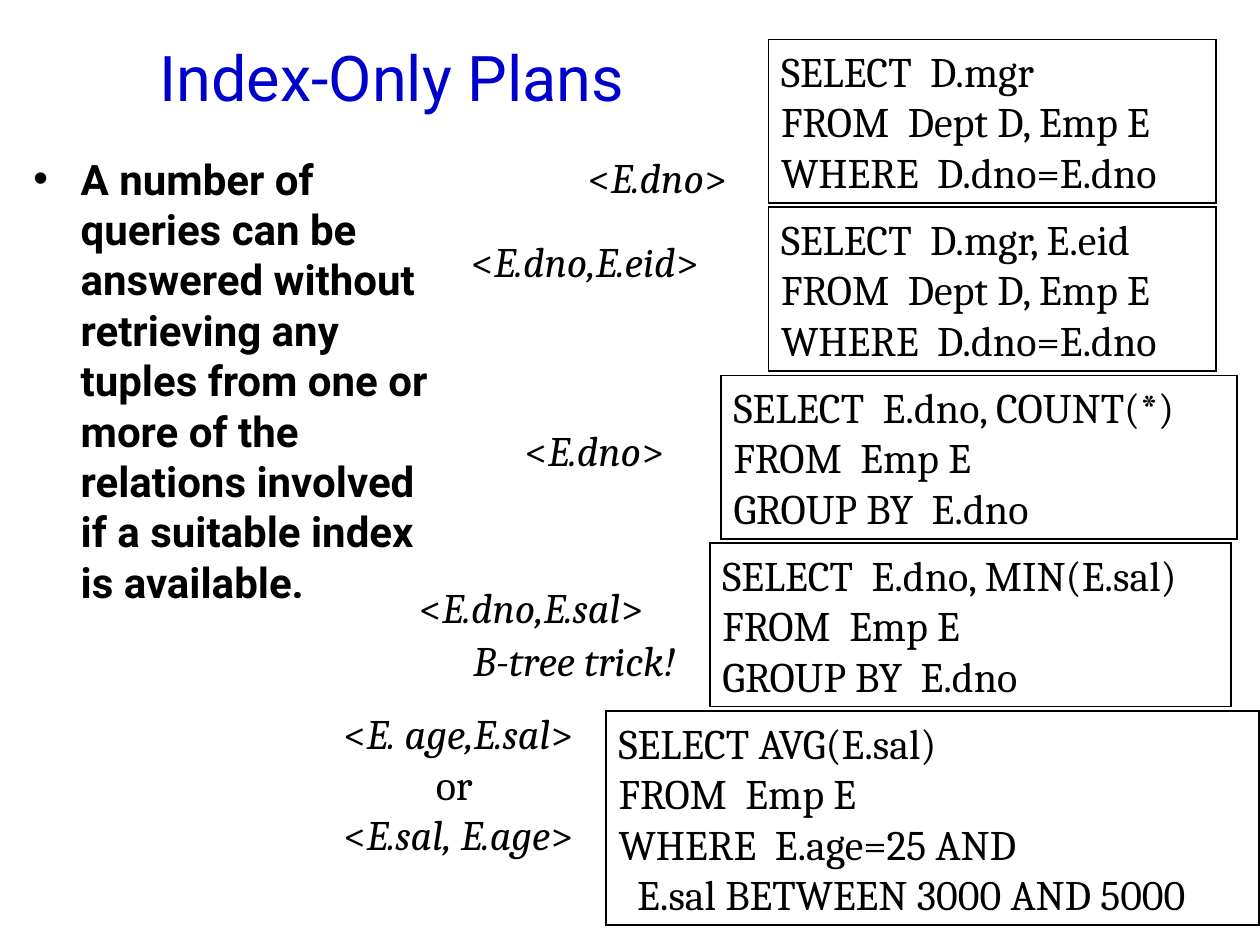
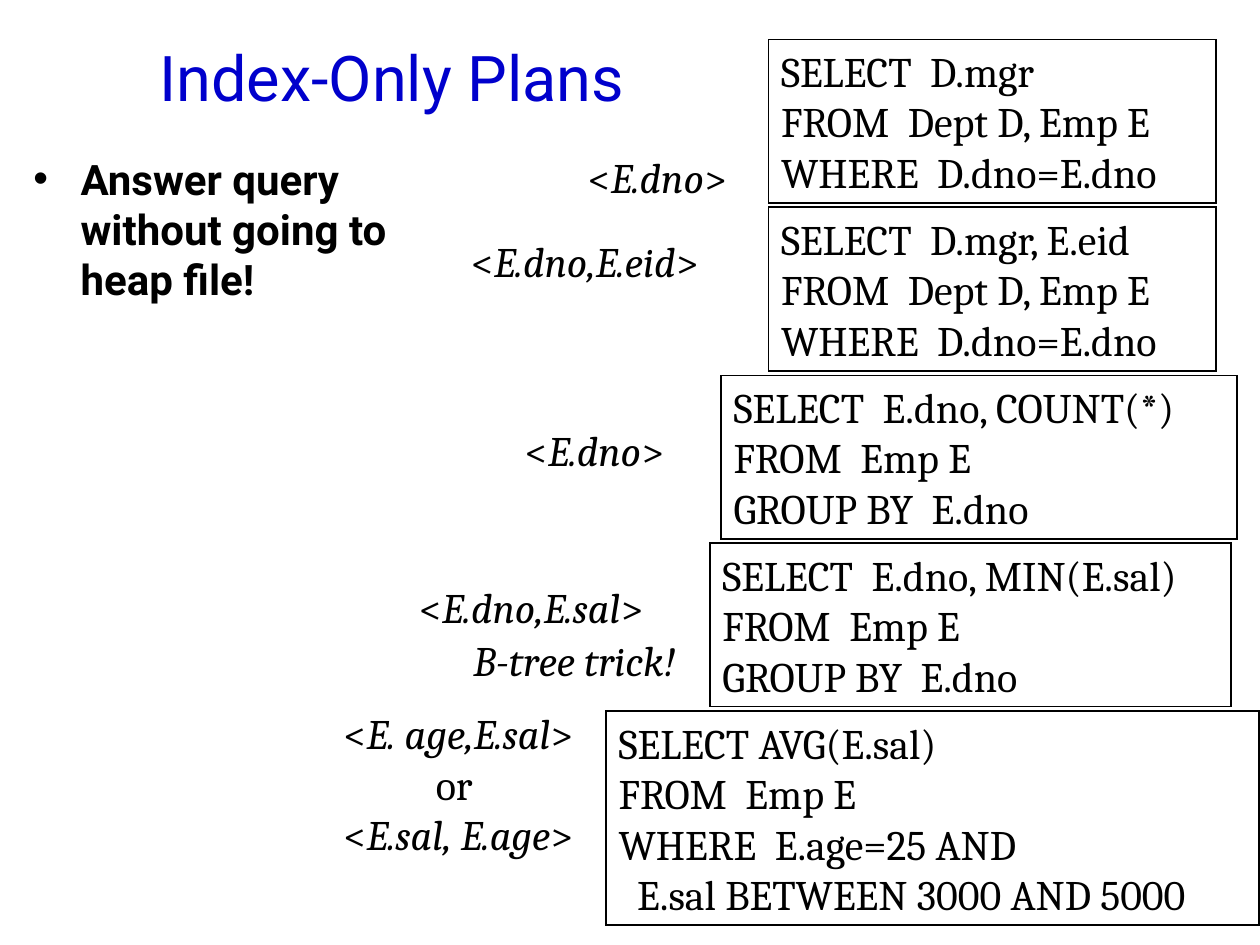
Before and after one commit to jhellerstein/cs186-09, a slide deck: slide 53 of lecs/16.QueryOpt.ppt. Drawn at 1260x945 pixels with LibreOffice and Linux fonts; fonts in the diff are those of the drawing; background and template pictures are left out. Boxes give left, top, right and bottom in pixels: in the first picture for what was removed or moved away, otherwise in the second. Text is boxed around its words. In the diff, an @@ line names an element or a change of style, - is before the commit and + after.

```diff
--- a/lecs/16.QueryOpt.ppt
+++ b/lecs/16.QueryOpt.ppt
@@ text at <box>81,165,386,304</box>: text changed @@
-• A number of queries can be answered without retrieving any tuples from one or more of the relations involved if a suitable index is available.
+• Answer query without going to heap file!
```
Also in this commit, not shown: 10 other slides changed, 1 other file.
